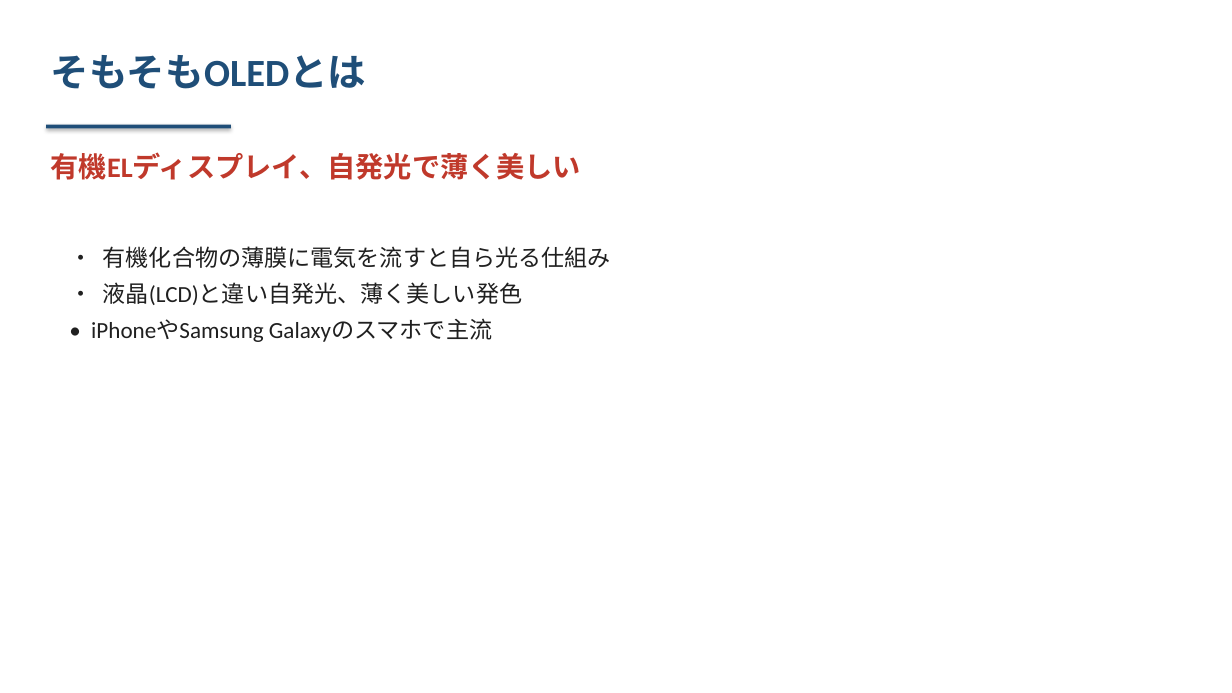
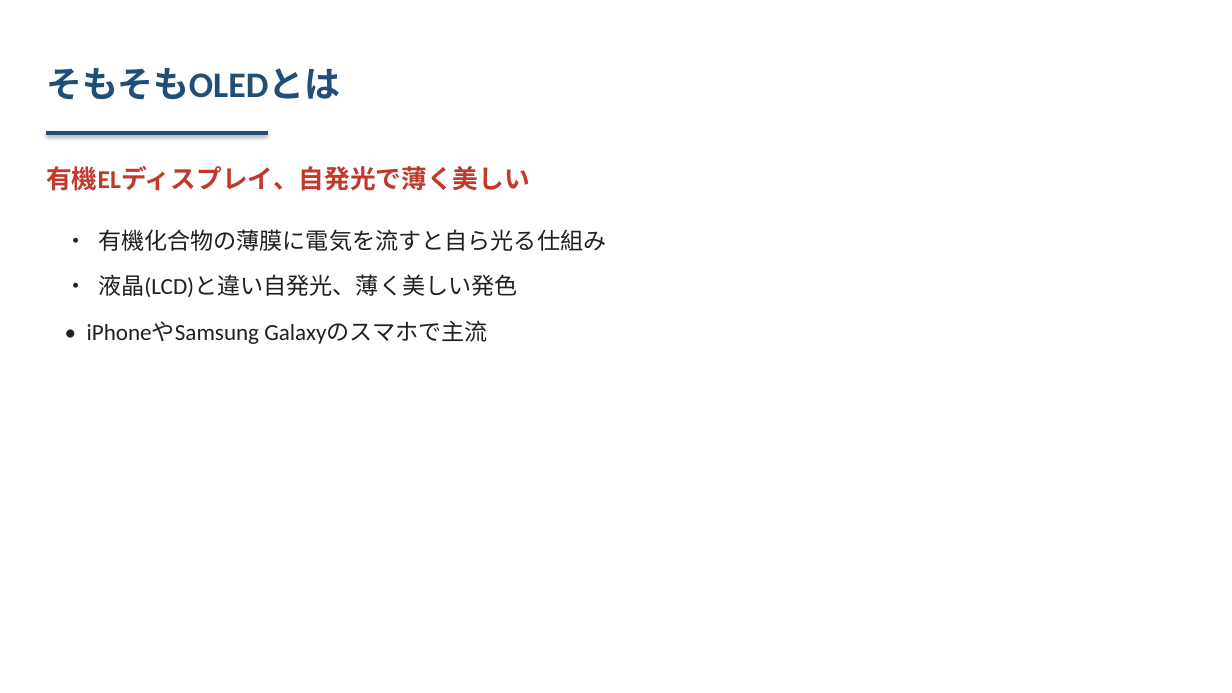
Before and after one commit to kanaeda0225/my-claude-project, a slide deck: slide 12 of outputs/4112-hodogaya-slides.pptx. Drawn at 1232x693 pixels with LibreOffice and Linux fonts; fonts in the diff are those of the drawing. Boxes give left, top, right and bottom in pixels: in the first picture for what was removed or moved away, otherwise in the second. Text is boxed around its words. In the diff, an @@ line names an element or a change of style, - is before the commit and + after.

```diff
--- a/outputs/4112-hodogaya-slides.pptx
+++ b/outputs/4112-hodogaya-slides.pptx
@@ text "そもそもOLEDとは": place and size @@
-text "そもそもOLEDとは" at box(51, 55, 367, 89)
+text "そもそもOLEDとは" at box(46, 68, 340, 100)
@@ text "そもそもOLEDとは" at box(46, 68, 340, 100): size 30 to 28 pt; vertical alignment top to middle @@
@@ rectangle: place and size @@
-rectangle at box(46, 125, 231, 128)
+rectangle at box(46, 131, 268, 135)
@@ text "有機ELディスプレイ、自発光で薄く美しい" at box(46, 166, 530, 191): size 22 to 20 pt; vertical alignment top to middle @@
@@ text "• 有機化合物の薄膜に電気を流すと自ら光る仕組み": place and size @@
-text "• 有機化合物の薄膜に電気を流すと自ら光る仕組み" at box(91, 246, 611, 342)
+text "• 有機化合物の薄膜に電気を流すと自ら光る仕組み" at box(87, 229, 606, 344)
@@ text "• 有機化合物の薄膜に電気を流すと自ら光る仕組み" at box(87, 229, 606, 344): line spacing 1.3 to 1.35; more space between paragraphs @@
```
Also in this commit, not shown: 44 other slides changed, 5 other files.
